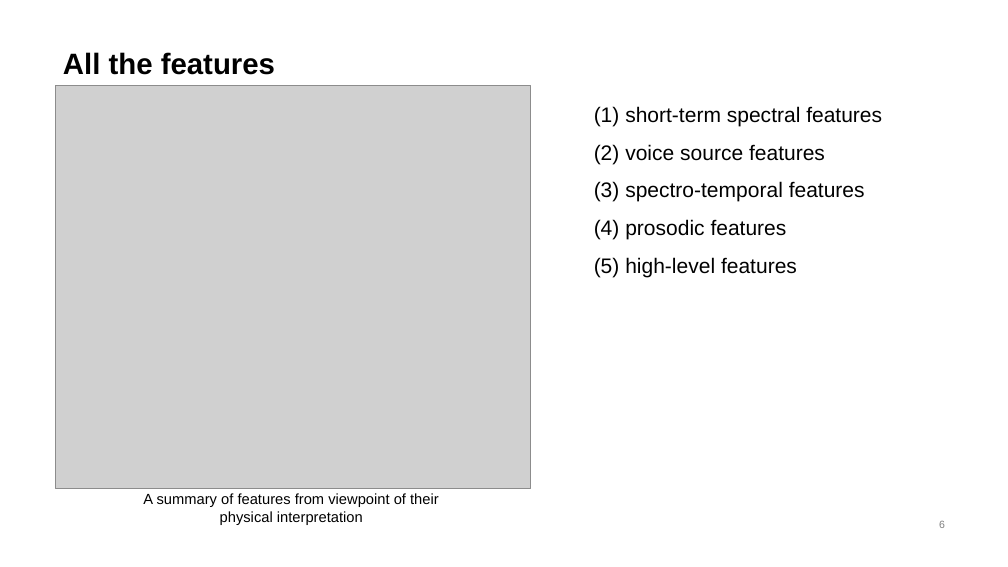
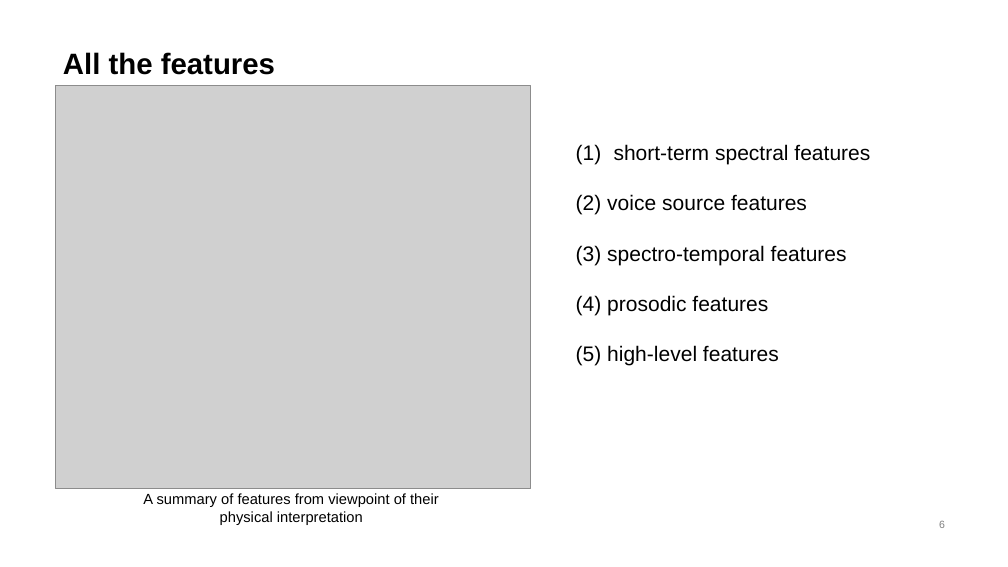
Before and after one commit to WWorange/ASV, a slide deck: slide 6 of now I do/About system and features in ASV/About system and features in ASV.pptx. Drawn at 1008x567 pixels with LibreOffice and Linux fonts; fonts in the diff are those of the drawing; grey boxes stand for pictures. Boxes give left, top, right and bottom in pixels: in the first picture for what was removed or moved away, otherwise in the second. Text is boxed around its words. In the diff, an @@ line names an element or a change of style, - is before the commit and + after.

```diff
--- a/now I do/About system and features in ASV/About system and features in ASV.pptx
+++ b/now I do/About system and features in ASV/About system and features in ASV.pptx
@@ text "short-term spectral features": place and size @@
-text "short-term spectral features" at (594, 106, 882, 278)
+text "short-term spectral features" at (576, 144, 870, 366)
@@ text at (614, 144, 870, 164): text changed @@
-(1) short-term spectral features
+(1) short-term spectral features
@@ text at (576, 194, 847, 366): line spacing 1.5 to 2 @@
```
Also in this commit, not shown: 1 slide added, 1 slide removed.
